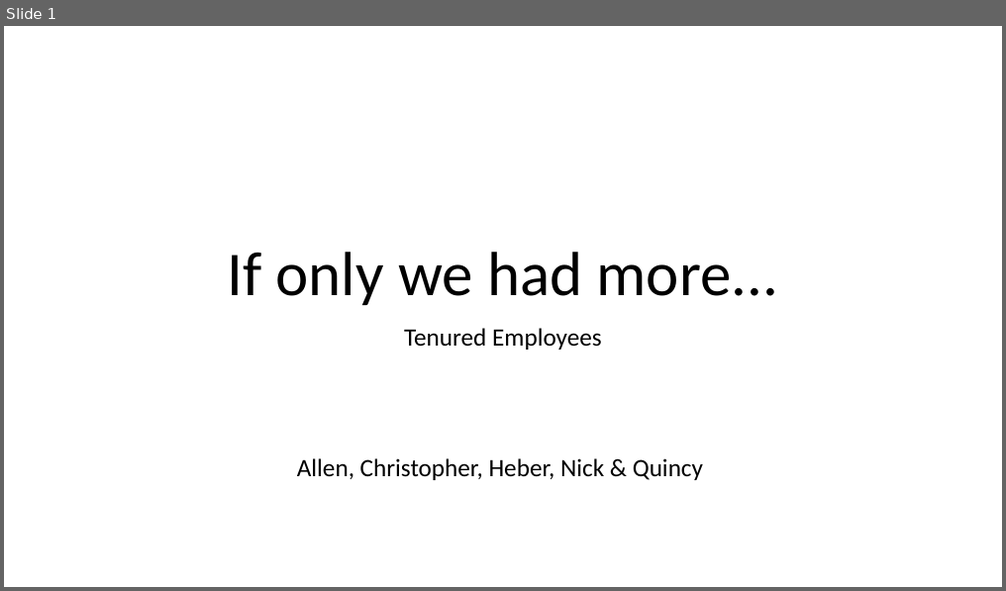
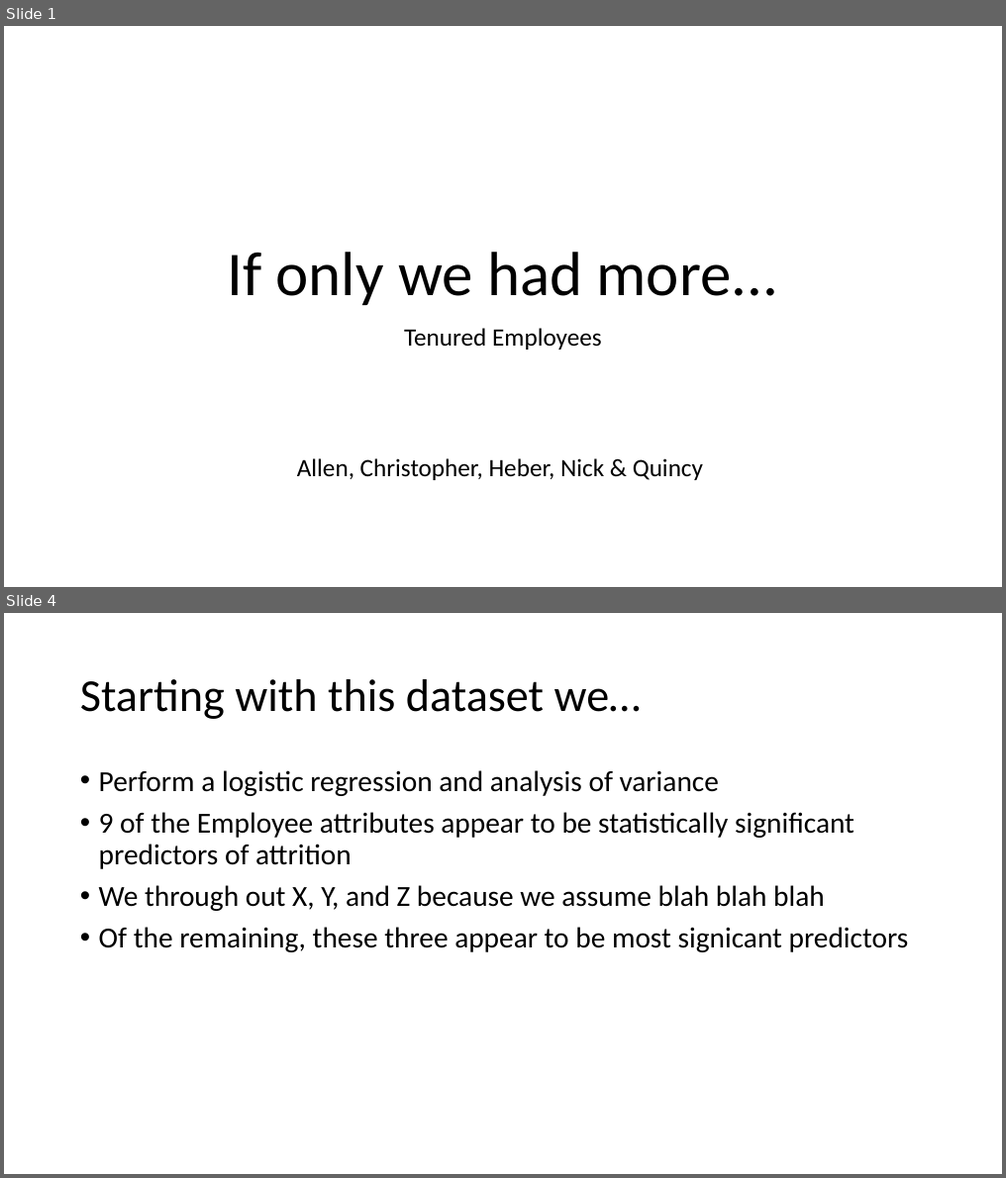
Before and after one commit to hebernielsen/DDS-CaseStudy-2, a slide deck: DDS_Case_Study_2_Presentation.pptx. Shown one above the other, each under a label of ours: slide 1 before the commit, slides 1 and 4 after it; the slides between them are not shown. The pictures are 1006x591 and 1006x1178 pixels, drawn with LibreOffice and Linux fonts; fonts in the diff are those of the drawing. Boxes give left, top, right and bottom in pixels: in the first picture for what was removed or moved away, otherwise in the second. Text is boxed around its words. In the diff, an @@ line names an element or a change of style, - is before the commit and + after.

Commit message:
updates

```diff
--- a/DDS_Case_Study_2_Presentation.pptx
+++ b/DDS_Case_Study_2_Presentation.pptx
@@ slide 4 added at [4, 613, 1002, 1174], background #FFFFFF @@
@@ title added at [80, 679, 641, 719], 44 pt, text #000000 @@
+Starting with this dataset we…
@@ text added at [99, 770, 909, 953], 28 pt, text #000000 @@
+• Perform a logistic regression and analysis of variance
+• 9 of the Employee attributes appear to be statistically significant predictors of attrition
+• We through out X, Y, and Z because we assume blah blah blah
+• Of the remaining, these three appear to be most signicant predictors
```
Also in this commit, not shown: 1 slide changed, 1 other slide added.
